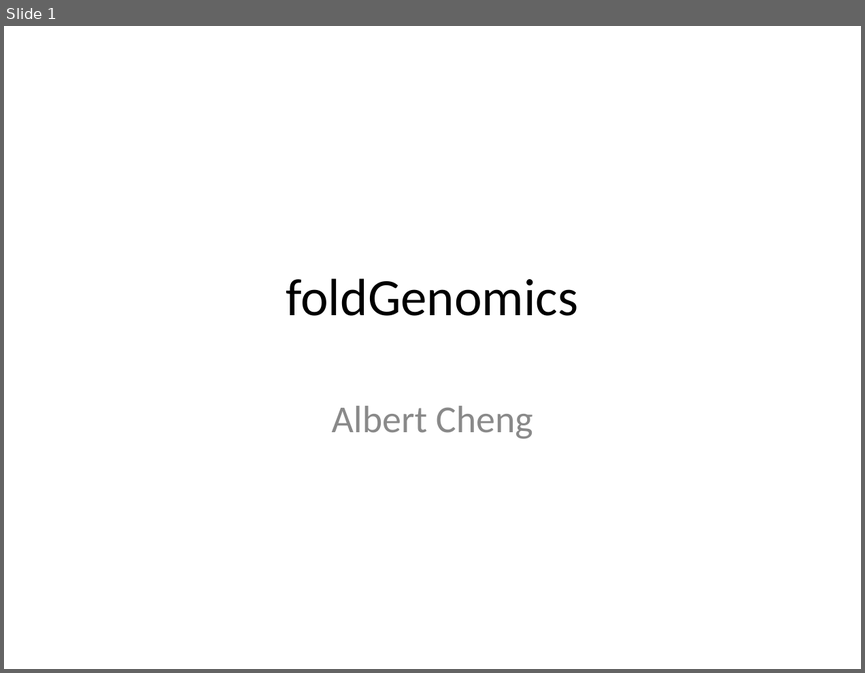
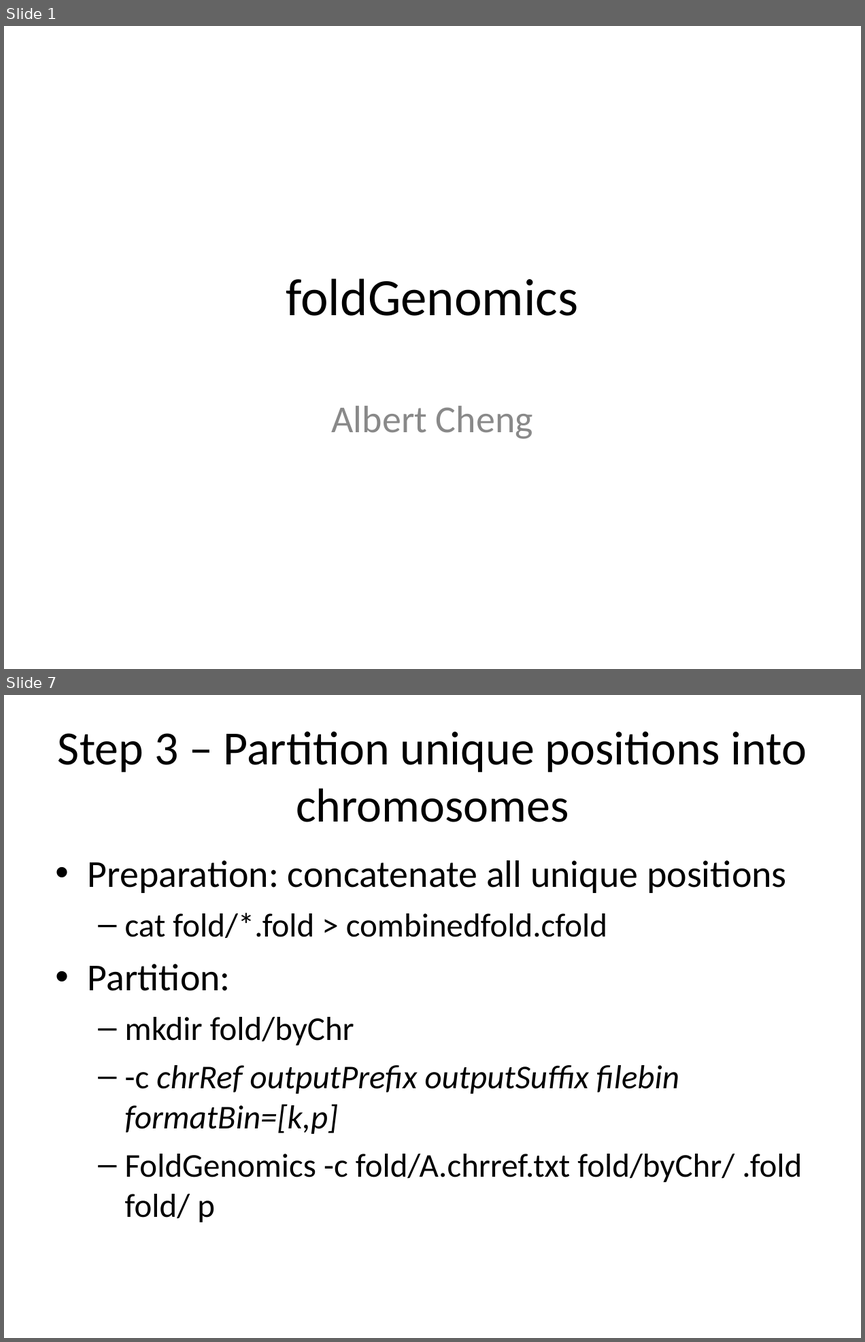
Before and after one commit to albertwcheng/foldGenomics, a slide deck: foldGenomics.ppt. Shown one above the other, each under a label of ours: slide 1 before the commit, slides 1 and 7 after it; the slides between them are not shown. The pictures are 865x673 and 865x1342 pixels, drawn with LibreOffice and Linux fonts; fonts in the diff are those of the drawing. Boxes give left, top, right and bottom in pixels: in the first picture for what was removed or moved away, otherwise in the second. Text is boxed around its words. In the diff, an @@ line names an element or a change of style, - is before the commit and + after.

```diff
--- a/foldGenomics.ppt
+++ b/foldGenomics.ppt
@@ slide 7 added at <box>4,695,861,1338</box>, background #FFFFFF @@
@@ title added at <box>58,731,807,822</box>, 40 pt, text #000000 @@
+Step 3 – Partition unique positions into chromosomes
@@ text added at <box>88,860,802,1222</box>, 28 pt, text #000000 @@
+• Preparation: concatenate all unique positions
+  – cat fold/*.fold > combinedfold.cfold
+• Partition:
+  – mkdir fold/byChr
+  – -c chrRef outputPrefix outputSuffix filebin formatBin=[k,p]
+  – FoldGenomics -c fold/A.chrref.txt fold/byChr/ .fold fold/ p
```
Also in this commit, not shown: 1 slide changed, 7 other slides added, 1 slide removed.
